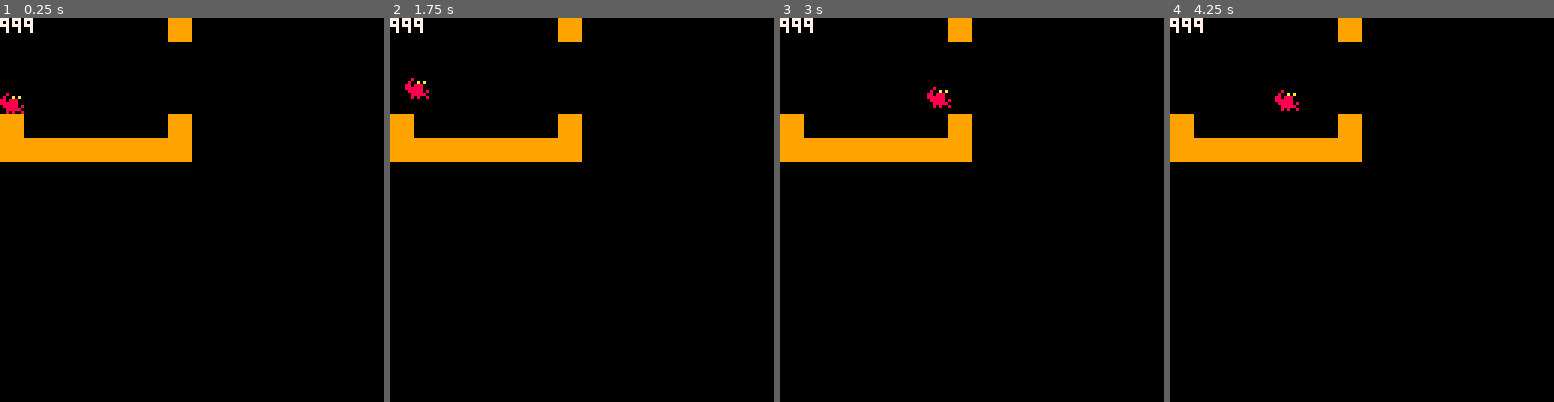
Above: before the commit, frames 1-4 (left to right).
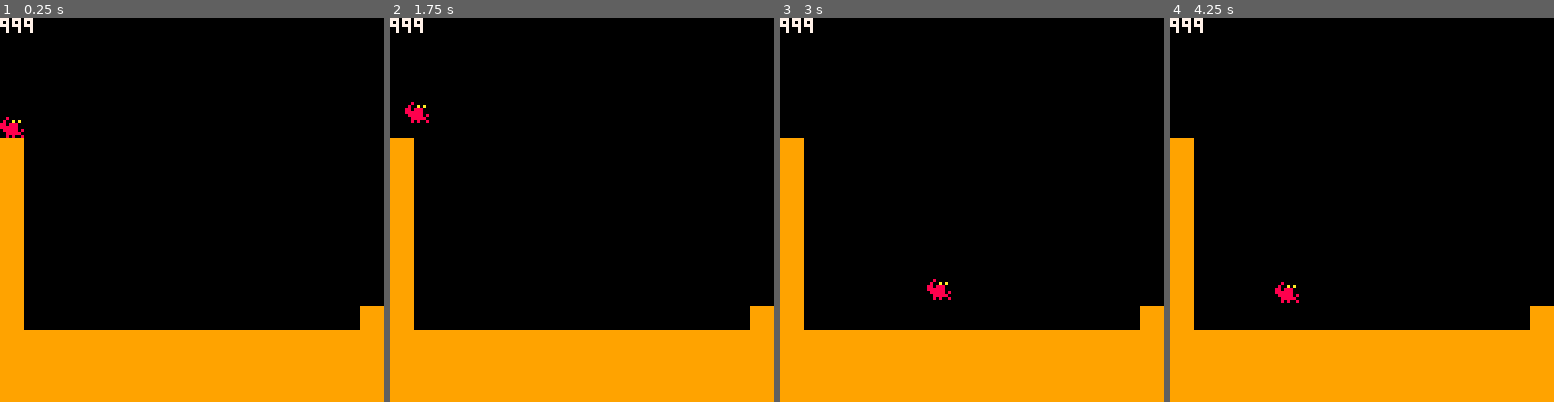
Above: after the commit, the same moments.

Repository: ArnaudValensi/hermit-crab
Game: PICO-8 cartridge hermit-carb.p8
The game is run twice, just before and just after one commit, with the same random seed, the same clock (stepped at 60 frames per second) and the same inputs.
Inputs:
- Up to frame 1 (0.25 s): no input
- Up to frame 2 (1.75 s): tap O (Z key) at 0.7, 1.7 s; hold Right from 1.6 s (still down)
- Up to frame 3 (3 s): release Right at 2.1 s; tap O (Z key) at 2.1, 2.5, 2.9 s; hold Right from 2.47 s (still down)
- Up to frame 4 (4.25 s): release Right at 3.03 s; hold Left 3.08-3.58 s; tap O (Z key) at 3.3, 3.7, 4.1 s; hold Right from 4.02 s (still down)

The runs differ from the first frame. In frame 1, 26% of the frame differs, in the area x 0-100%, y 0-100%; in frame 2, 26%; in frame 3, 26%; in frame 4, 26%.

Commit message:
Make the level wider

Diff:
--- a/hermit-carb.p8
+++ b/hermit-carb.p8
@@ -244,11 +244,21 @@
 0101010103030303010101010101000001010100000000000000000000000000000000000000000000000000000000000000000000000000000000000000000080000000000000000000000000000000000000000000000000000000000000000000000000000000000000000000000000000000000000000000000000000000
 0000000000000000000000000000000000000000000000000000000000000000000000000000000000000000000000000000000000000000000000000000000000000000000000000000000000000000000000000000000000000000000000000000000000000000000000000000000000000000000000000000000000000000
 __map__
-4141414141414140000000000000000000000000000000000000000000000000000000000000000000000000000000000000000000000000000000000000000000000000000000000000000000000000000000000000000000000000000000000000000000000000000000000000000000000000000000000000000000000000
-4141414141414100000000000000000000000000000000000000000000000000000000000000000000000000000000000000000000000000000000000000000000000000000000000000000000000000000000000000000000000000000000000000000000000000000000000000000000000000000000000000000000000000
-4141414141414141000000000000000000000000000000000000000000000000000000000000000000000000000000000000000000000000000000000000000000000000000000000000000000000000000000000000000000000000000000000000000000000000000000000000000000000000000000000000000000000000
-4141414141414141000000000000000000000000000000000000000000000000000000000000000000000000000000000000000000000000000000000000000000000000000000000000000000000000000000000000000000000000000000000000000000000000000000000000000000000000000000000000000000000000
-4041414141414140410000000000000000000000000000000000000000000000000000000000000000000000000000000000000000000000000000000000000000000000000000000000000000000000000000000000000000000000000000000000000000000000000000000000000000000000000000000000000000000000
-4040404040404040000000000000000000000000000000000000000000000000000000000000000000000000000000000000000000000000000000000000000000000000000000000000000000000000000000000000000000000000000000000000000000000000000000000000000000000000000000000000000000000000
-
-
+41414141414141ff000000000000000000000000000000000000000000000000000000000000000000000000000000000000000000000000000000000000000000000000000000000000000000000000000000000000000000000000000000000000000000000000000000000000000000000000000000000000000000000000
+41414141414141ff000000000000000000000000000000000000000000000000000000000000000000000000000000000000000000000000000000000000000000000000000000000000000000000000004000000000000000000000000000000000000000000000000000000000000000000000000000000000000000000000
+41414141414141ff000000000000000000000000000000000000000000000000000000000000000000000000000000000000000000000000000000000000000000000000000000000000000000000000004000000000000000000000000000000000000000000000000000000000000000000000000000000000000000000000
+41414141414141ff000000000000000000000000000000000000000000000000000000000000000000000000000000000000000000000000000000000000000000000000000000000000000000000000404000000000000000000000000000000000000000000000000000000000000000000000000000000000000000000000
+ff41414141ffffff410000000000000000000000000000000000000000000000000000000000000000000000000000000000000000000000000000000000000000000000000000000000000000000000404000000000000000000000000000000000000000000000000000000000000000000000000000000000000000000000
+40ffffffffffffff000000000000000000000000000000000000000000000000000000000000000000000000000000000000000000000000000000000000000000000000000000000000000000000000004000000000000000000000000000000000000000000000000000000000000000000000000000000000000000000000
+4000ffffffffff00000000000000000000000000000000000000000000000000000000000000000000000000000000000000000000000000000000000000000000000000000000000000000000000000004000000000000000000000000000000000000000000000000000000000000000000000000000000000000000000000
+4000000000000000000000000000000000000000000000000000000000000000000000000000000000000000000000000000000000000000000000000000000000000000000000000000000000000000004000000000000000000000000000000000000000000000000000000000000000000000000000000000000000000000
+4000000000000000000000000000000000000000000000000000000000000000000000000000000000000000000000000000000000000000000000000000000000000000000000000000000000000000004000000000000000000000000000000000000000000000000000000000000000000000000000000000000000000000
+4000000000000000000000000000000000000000000000000000000000000000000000000000000000000000000000000000000000000000000000000000000000000000000000000000000000000000004000000000000000000000000000000000000000000000000000000000000000000000000000000000000000000000
+4000000000000000000000000000000000000000000000000000000000000000000000000000000000000000000000000000000000000000000000000000000000000000000000000000000000000040404000000000000000000000000000000000000000000000000000000000000000000000000000000000000000000000
+4000000000000000000000000000000000000000000000000000000000000000000000000000000000000000400000000000000000000000000000000000000000000000000000000000000000004040000000000000000000000000000000000000000000000000000000000000000000000000000000000000000000000000
+4000000000000000000000000000004000000000000000000000000000004000000000000000000000000000400000000000000000000000004000000000000000000000000040404040404040404000000000000000000000000000000000000000000000000000000000000000000000000000000000000000000000000000
+4040404040404040404040404040404040404040404040404040404040404040404040404040404040404040404040404040404040404040404040404040404040404040404000000000000000000000000000000000000000000000000000000000000000000000000000000000000000000000000000000000000000000000
+4040404040404040404040404040404040404040404040404040404040404040404040404040404040404040404040404040404040404040404000000000000000000000000000000000000000000000000000000000000000000000000000000000000000000000000000000000000000000000000000000000000000000000
+4040404040404040404040404040404040404040404040404040404040404040404040404040404040404040404040404040404040404040404000000000000000000000000000000000000000000000000000000000000000000000000000000000000000000000000000000000000000000000000000000000000000000000
+
+
